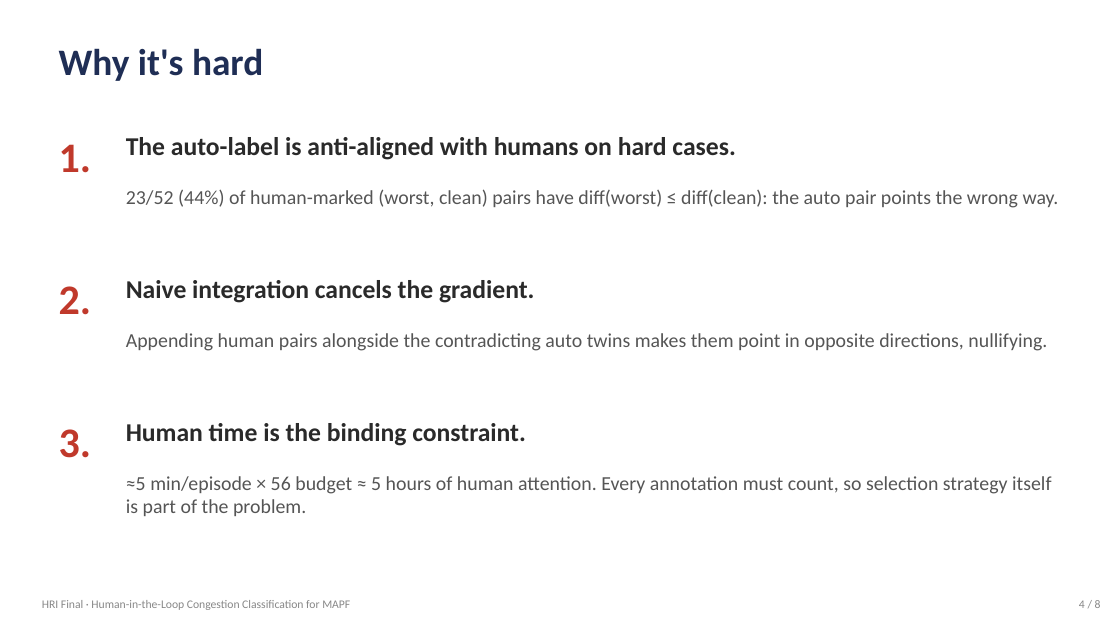
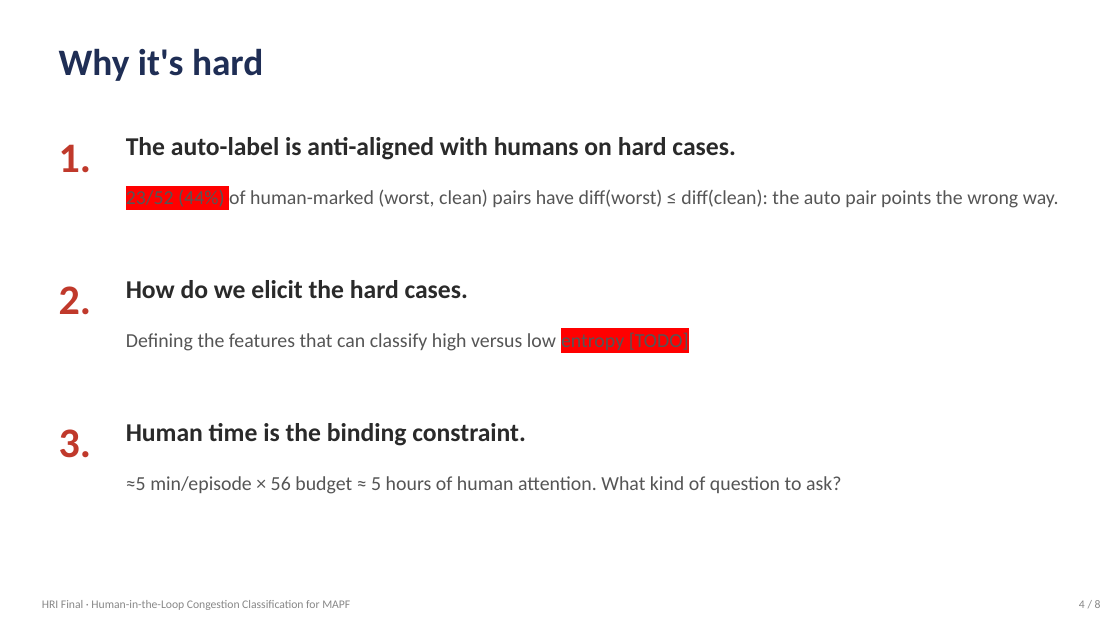
Before and after one commit to isa-deluis42/MAPF-GPT-DDG, a slide deck: slide 4 of slides.pptx. Drawn at 1120x630 pixels with LibreOffice and Linux fonts; fonts in the diff are those of the drawing. Boxes give left, top, right and bottom in pixels: in the first picture for what was removed or moved away, otherwise in the second. Text is boxed around its words. In the diff, an @@ line names an element or a change of style, - is before the commit and + after.

```diff
--- a/slides.pptx
+++ b/slides.pptx
@@ text "23/52 (44%) of human-marked (worst, ..." at bbox=[126, 189, 1059, 208]: highlight none to #FF0000 in "23/52 (44%)" @@
@@ text at bbox=[126, 280, 468, 298]: text changed @@
-Naive integration cancels the gradient.
+How do we elicit the hard cases.
@@ text at bbox=[126, 332, 689, 351]: text changed @@
-Appending human pairs alongside the contradicting auto twins makes them point in opposite directions, nullifying.
+Defining the features that can classify high versus low entropy [TODO]
@@ text at bbox=[126, 476, 841, 494]: text changed @@
-≈5 min/episode × 56 budget ≈ 5 hours of human attention. Every annotation must count, so selection strategy itself is part of the problem.
+≈5 min/episode × 56 budget ≈ 5 hours of human attention. What kind of question to ask?
```
Also in this commit, not shown: 6 other slides changed, 2 slides added, 1 slide removed.
